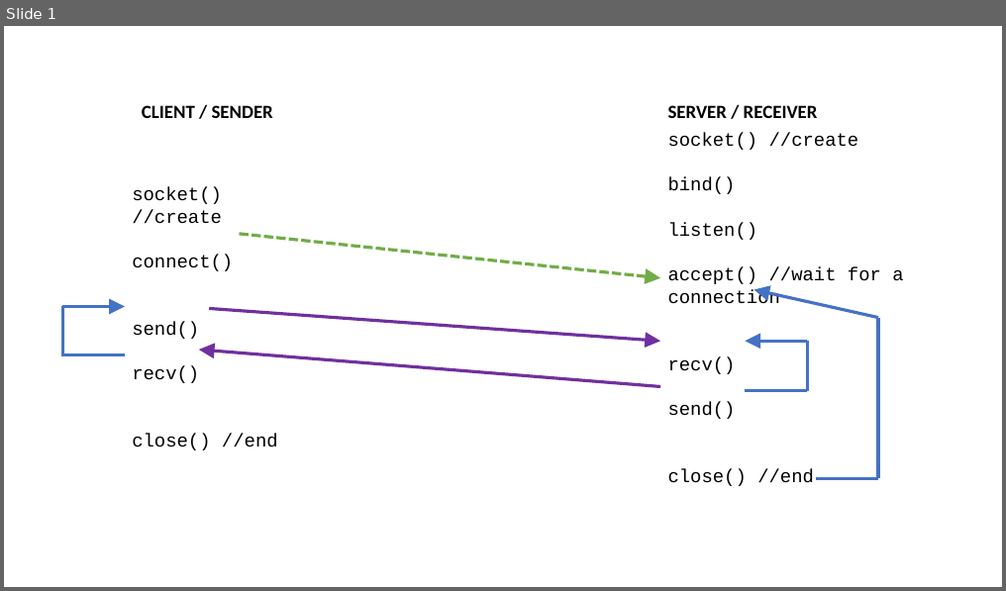
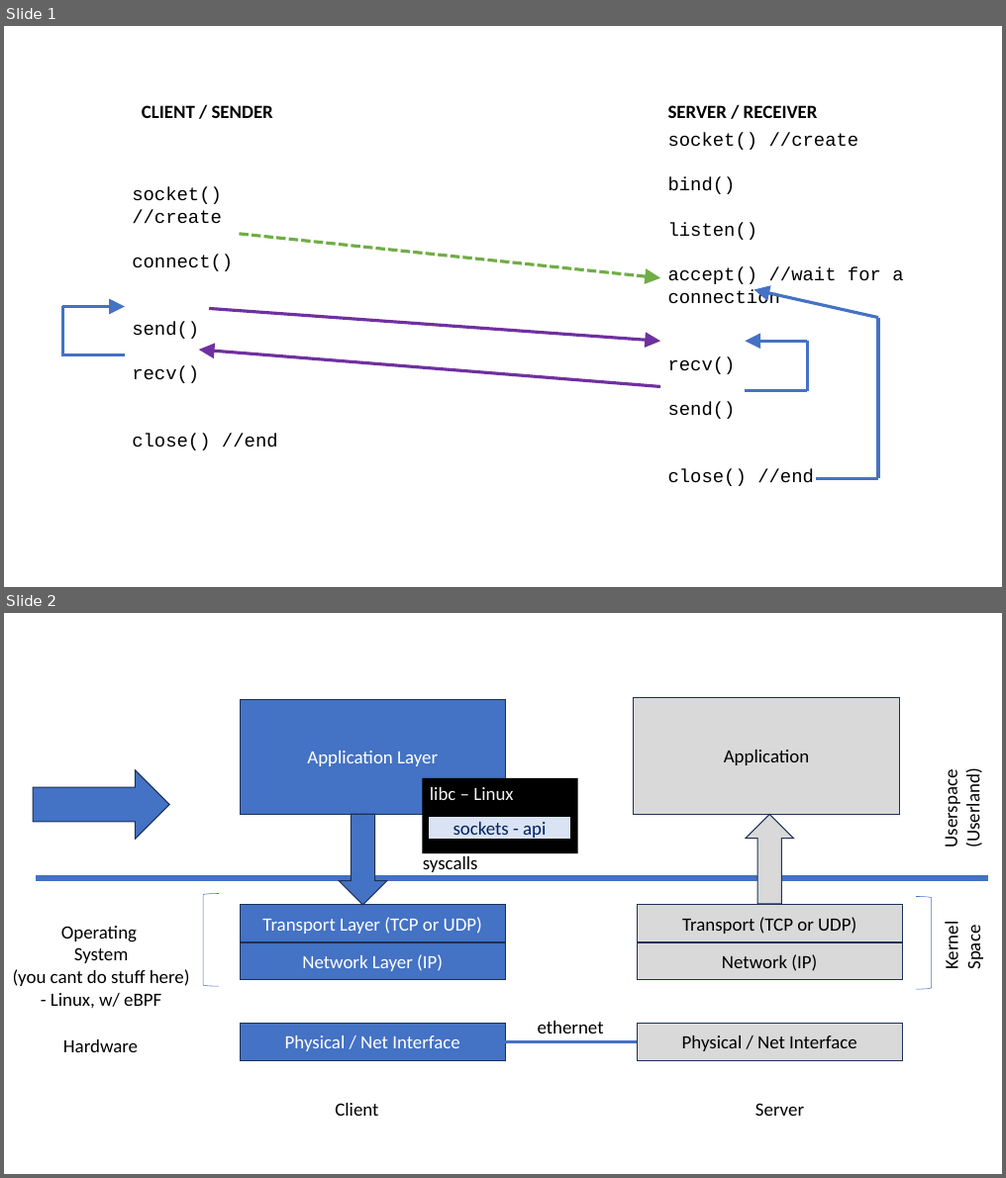
Before and after one commit to ArchitectingSoftware/CS472-Class-Files, a slide deck: socket-tutorial/Socket-Flow.pptx. Shown one above the other, each under a label of ours: slide 1 before the commit, slides 1 and 2 after it. The pictures are 1006x591 and 1006x1178 pixels, drawn with LibreOffice and Linux fonts; fonts in the diff are those of the drawing. Boxes give left, top, right and bottom in pixels: in the first picture for what was removed or moved away, otherwise in the second. Text is boxed around its words. In the diff, an @@ line names an element or a change of style, - is before the commit and + after.

```diff
--- a/socket-tutorial/Socket-Flow.pptx
+++ b/socket-tutorial/Socket-Flow.pptx
@@ slide 2 added at [4,613,1002,1174], background #FFFFFF @@
@@ rectangle added at [240,700,506,814], fill #4472C4, outline #1E3256 1 pt, 18 pt, text #FFFFFF @@
+Application Layer
@@ rectangle added at [634,697,899,814], fill #D9D9D9, outline #1E3256 1 pt, 18 pt, text #000000 @@
+Application
@@ right arrow added at [33,770,169,839], fill #4472C4, outline #1E3256 1 pt @@
@@ rectangle added at [423,778,578,854], fill #000000, 18 pt, text #F2F2F2 @@
+libc – Linux
@@ text added at [940,776,984,847], 18 pt, text #000000 @@
+Userspace
+(Userland)
@@ down arrow added at [339,814,387,905], fill #4472C4, outline #1E3256 1 pt @@
@@ rectangle added at [430,817,570,839], fill #DAE3F3, outline #DAE3F3 1 pt, 18 pt, text #002060 @@
+sockets - api
@@ down arrow added at [746,814,795,904], fill #D9D9D9, outline #1E3256 1 pt @@
@@ line added from (37, 878) to (988, 878), #4472C4 5.75 pt @@
@@ text added at [423,857,478,872], 18 pt, text #000000 @@
+syscalls
@@ left bracket added at [203,894,219,986], outline #4472C4 0.5 pt @@
@@ rectangle added at [240,905,506,943], fill #4472C4, outline #1E3256 1 pt, 18 pt, text #FFFFFF @@
+Transport Layer (TCP or UDP)
@@ rectangle added at [637,905,902,943], fill #D9D9D9, outline #1E3256 1 pt, 18 pt, text #000000 @@
+Transport (TCP or UDP)
@@ left bracket added at [916,897,932,989], outline #4472C4 0.5 pt @@
@@ text added at [13,926,190,1008], 18 pt, text #000000 @@
+Operating
+System
+(you cant do stuff here)
+- Linux, w/ eBPF
@@ text added at [941,926,985,969], 18 pt, text #000000 @@
+Kernel
+Space
@@ rectangle added at [240,943,506,980], fill #4472C4, outline #1E3256 1 pt, 18 pt, text #FFFFFF @@
+Network Layer (IP)
@@ rectangle added at [637,943,902,980], fill #D9D9D9, outline #1E3256 1 pt, 18 pt, text #000000 @@
+Network (IP)
@@ rectangle added at [240,1023,506,1060], fill #4472C4, outline #1E3256 1 pt, 18 pt, text #FFFFFF @@
+Physical / Net Interface
@@ text added at [538,1021,604,1034], 18 pt, text #000000 @@
+ethernet
@@ rectangle added at [637,1023,902,1060], fill #D9D9D9, outline #1E3256 1 pt, 18 pt, text #000000 @@
+Physical / Net Interface
@@ text added at [63,1040,138,1053], 18 pt, text #000000 @@
+Hardware
@@ line added from (506, 1042) to (637, 1042), #4472C4 2.75 pt @@
@@ text added at [335,1103,378,1116], 18 pt, text #000000 @@
+Client
@@ text added at [755,1103,804,1116], 18 pt, text #000000 @@
+Server
```
Also in this commit, not shown: 2 other slides added, 46 other files.
